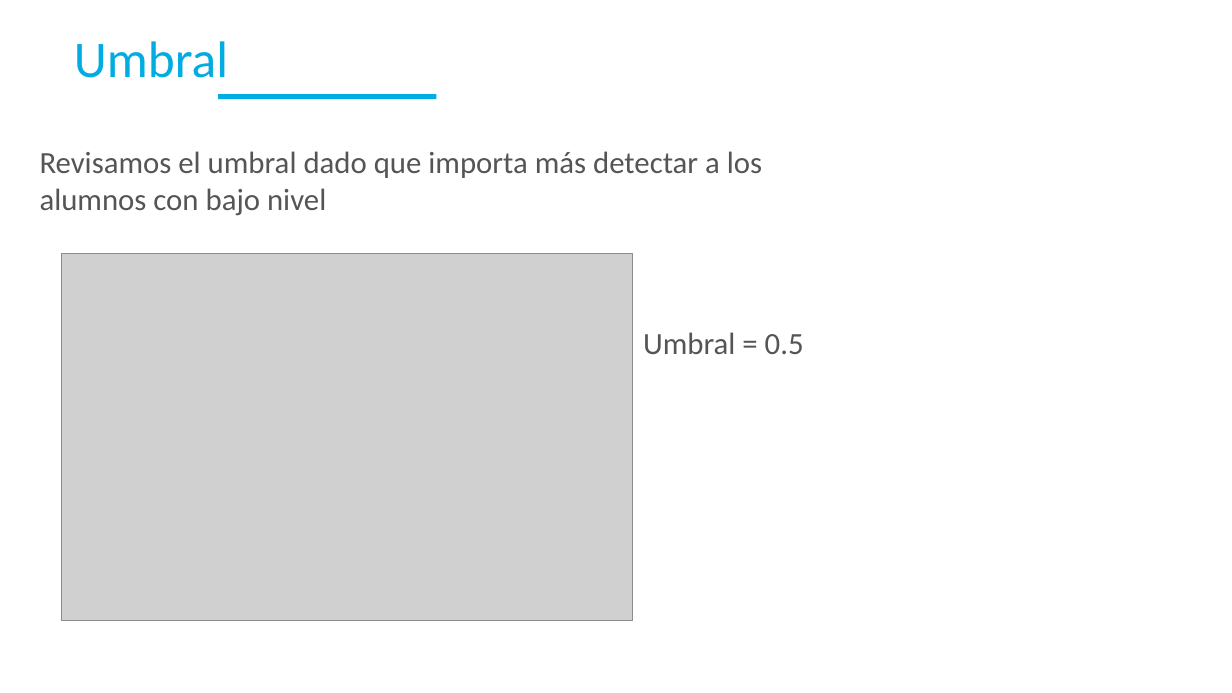
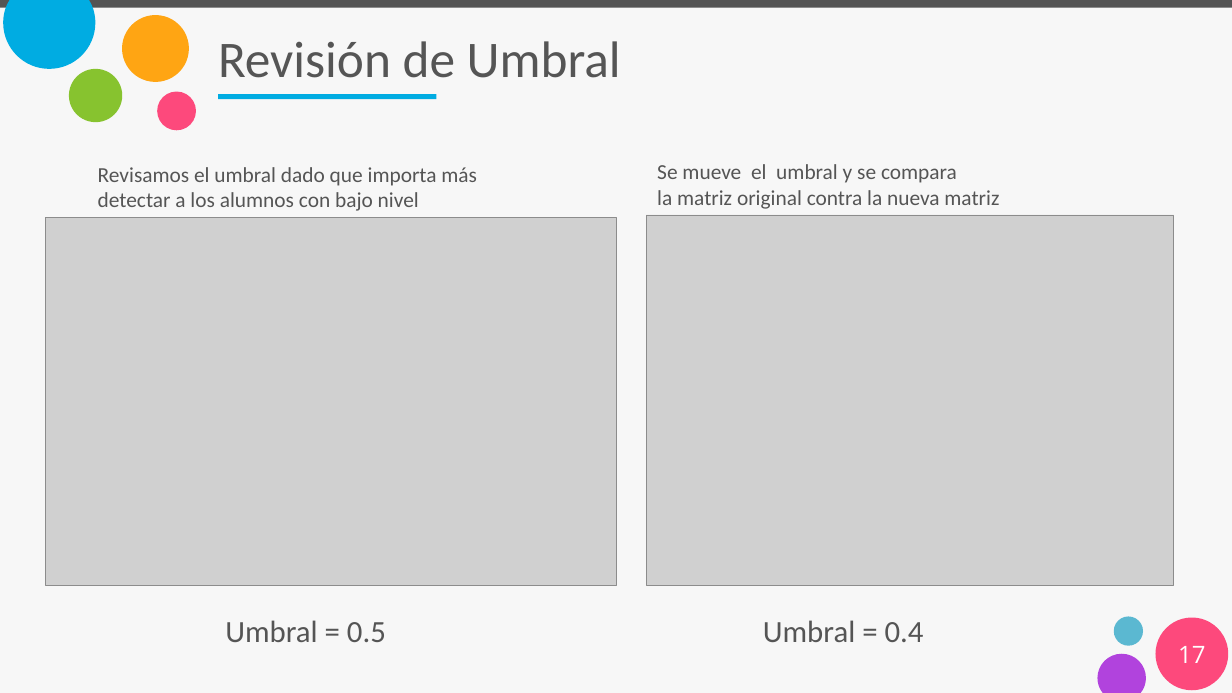
Before and after one commit to gp34446/desafio3, a slide deck: slide 17 of Presentación_desafio_3.pptx. Drawn at 1232x693 pixels with LibreOffice and Linux fonts; fonts in the diff are those of the drawing; grey boxes stand for pictures. Boxes give left, top, right and bottom in pixels: in the first picture for what was removed or moved away, otherwise in the second. Text is boxed around its words. In the diff, an @@ line names an element or a change of style, - is before the commit and + after.

Commit message:
umbral

```diff
--- a/Presentación_desafio_3.pptx
+++ b/Presentación_desafio_3.pptx
@@ background #FFFFFF to #F7F7F7 @@
@@ rectangle added at box(0, 0, 1232, 7), fill #545454 @@
@@ freeform shape added at box(3, 0, 95, 69), fill #00ACE2 @@
@@ ellipse added at box(122, 15, 189, 82), fill #FFA513 @@
@@ title at box(218, 41, 621, 78): text changed; text colour #00ACE2 to #555555 @@
-Umbral
+Revisión de Umbral
@@ ellipse added at box(69, 69, 123, 123), fill #87C32F @@
@@ ellipse added at box(157, 92, 196, 131), fill #FD497C @@
@@ text "Revisamos el umbral dado que ...": place and size @@
-text "Revisamos el umbral dado que ..." at box(40, 151, 762, 216)
+text "Revisamos el umbral dado que ..." at box(98, 167, 477, 211)
@@ text "Revisamos el umbral dado que ..." at box(98, 167, 477, 211): size 36 to 25 pt @@
@@ text added at box(657, 164, 999, 209), 25 pt, text #555555 @@
+Se mueve el umbral y se compara la matriz original contra la nueva matriz
@@ picture: place and size @@
-picture at box(62, 253, 632, 620)
+picture at box(46, 217, 616, 585)
@@ arch (boxed as its full ring) added at box(60, 218, 197, 355), fill #B8E07D @@
@@ picture added at box(646, 215, 1173, 585) @@
@@ text "Umbral = 0.5": place and size @@
-text "Umbral = 0.5" at box(643, 332, 804, 354)
+text "Umbral = 0.5" at box(225, 620, 386, 642)
@@ text added at box(763, 620, 924, 642), 36 pt, text #555555 @@
+Umbral = 0.4
@@ ellipse added at box(1114, 617, 1143, 646), fill #5BB8D1 @@
@@ ellipse added at box(1156, 617, 1228, 690), fill #FD497C @@
@@ freeform shape added at box(1097, 654, 1146, 693), fill #B143DD @@
@@ page number added at box(1178, 646, 1205, 663), 28 pt, text #FFFFFF @@
+17
```
Also in this commit, not shown: 2 other slides changed, 1 slide added, 3 slides removed.
